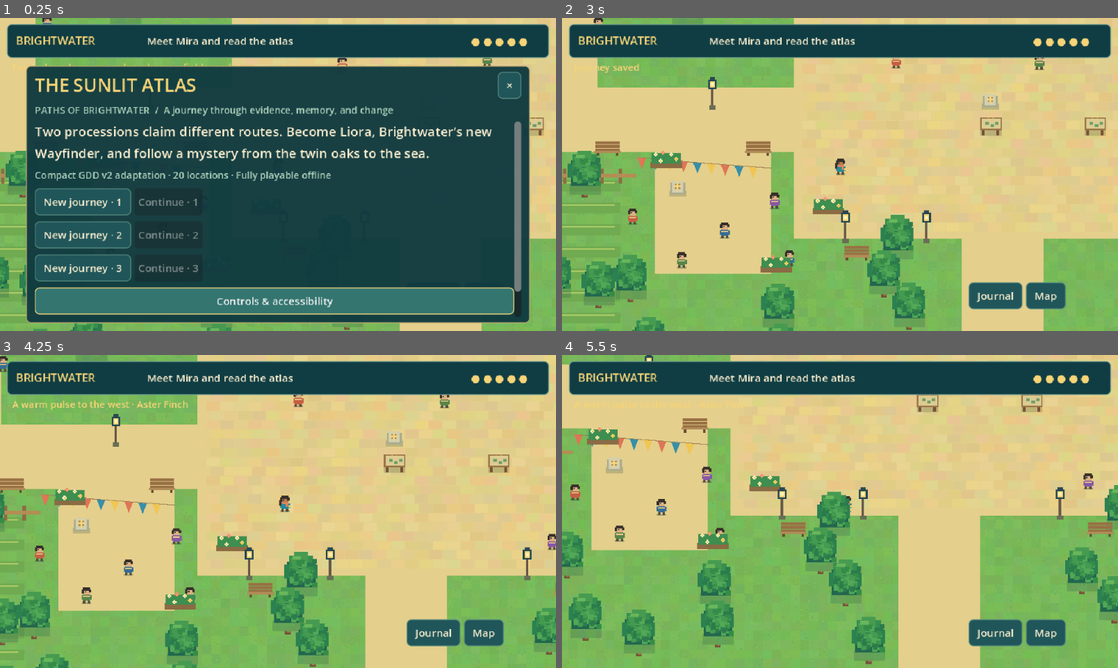
Above: before the commit, frames 1-4 (two rows, left to right).
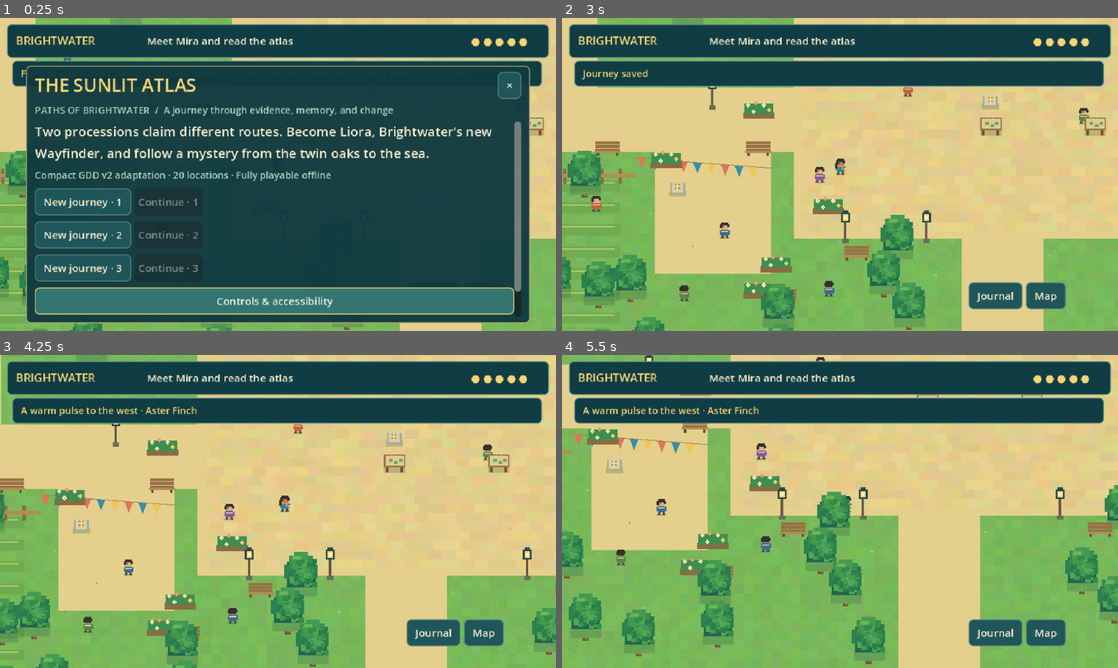
Above: after the commit, the same moments.

Repository: germainej-sudo/SunLitAtlas
Game: Godot game, scene res://scenes/main.tscn
Two runs of this game, one before a commit and one after it. Both use one fixed random seed, a clock stepped at 60 frames per second and the inputs below.
Inputs:
- Up to frame 1 (0.25 s): no input
- Up to frame 2 (3 s): click "New journey · 1" at 0.5 s; click "Journal" at 1.25 s; click "Map" at 2 s; click "×" at 2.75 s
- Up to frame 3 (4.25 s): tap Enter at 3.5 s; hold D (right) from 3.53 s (still down); hold C (compass) from 3.53 s (still down)
- Up to frame 4 (5.5 s): release D (right) at 4.28 s; release C (compass) at 4.28 s; hold S (down) 4.28-5.03 s; tap Q (dodge) at 4.35 s; hold D (right) from 5.03 s (still down); hold E (interact) from 5.03 s (still down)

The runs differ from the first frame. In frame 1, 2.1% of the frame differs, in the area x 2-99%, y 0-100%; in frame 2, 9.3%; in frame 3, 9.3%, in the area x 0-100%, y 0-100%; in frame 4, 8.9%.
Error before the commit: Parse Error: Cannot infer the type of "distance" variable because the value doesn't have a set type. (res://scripts/town_polish.gd:116)

Commit message:
Fix parse errors that disabled the TownPolish autoload
town_polish.gd failed to parse on Godot 4.7, so the autoload never
instantiated and the visual polish pass from 75e5717 was inert at runtime.
Fix Variant inference errors, guard freed crowd nodes before typed access,
and rebuild polish additions when main.gd recreates the world in place.

Also add a regression assertion for the TownPolish autoload and give toast
notices the same teal backing used by interaction prompts.

Diff:
--- a/scripts/main.gd
+++ b/scripts/main.gd
@@ -102,7 +102,8 @@
 	vitality_label=label("● ● ● ● ●",12,GOLD);vitality_label.custom_minimum_size.x=80;row.add_child(vitality_label)
 	prompt=label("",12);prompt.position=Vector2(125,327);prompt.size=Vector2(390,26);prompt.horizontal_alignment=HORIZONTAL_ALIGNMENT_CENTER
 	prompt.add_theme_stylebox_override("normal",style(TEAL));ui.add_child(prompt)
-	notice=label("",11,GOLD);notice.position=Vector2(14,49);notice.size=Vector2(610,28);ui.add_child(notice)
+	notice=label("",11,GOLD);notice.position=Vector2(14,49);notice.size=Vector2(610,28)
+	notice.add_theme_stylebox_override("normal",style(TEAL));ui.add_child(notice)
 	var shortcuts:=HBoxContainer.new();shortcuts.position=Vector2(468,304);ui.add_child(shortcuts)
 	button("Journal",show_journal,shortcuts);button("Map",show_map,shortcuts)
 
--- a/scripts/town_detail_layer.gd
+++ b/scripts/town_detail_layer.gd
@@ -38,7 +38,7 @@
 			draw_rect(Rect2(p, Vector2(1, 3)), shade)
 			draw_rect(Rect2(p + Vector2(1, 1), Vector2(1, 2)), shade.darkened(0.08))
 			if i % 7 == 0:
-				var bloom := [FLOWER_WHITE, FLOWER_GOLD, FLOWER_CORAL][i % 3]
+				var bloom: Color = [FLOWER_WHITE, FLOWER_GOLD, FLOWER_CORAL][i % 3]
 				draw_rect(Rect2(p + Vector2(-1, -1), Vector2(1, 1)), bloom)
 				draw_rect(Rect2(p + Vector2(1, -1), Vector2(1, 1)), bloom)
 				draw_rect(Rect2(p + Vector2(0, -2), Vector2(1, 1)), bloom)
--- a/scripts/town_polish.gd
+++ b/scripts/town_polish.gd
@@ -59,7 +59,7 @@
 		return
 	var room := str(State.room_id)
 	var scene_id := scene.get_instance_id()
-	if room != active_room or scene_id != active_scene_id:
+	if room != active_room or scene_id != active_scene_id or _additions_stale():
 		_clear_room_additions()
 		active_room = room
 		active_scene_id = scene_id
@@ -79,6 +79,17 @@
 		_add_extra_decor(scene)
 		_bind_town_crowd(scene)
 	_build_role_label(scene)
+
+func _additions_stale() -> bool:
+	# main.gd rebuilds `world` in place, so a re-entry into the same room frees
+	# every node we spawned or bound without changing room id or scene id.
+	for node in spawned:
+		if not is_instance_valid(node):
+			return true
+	for item in bound_crowd:
+		if not is_instance_valid(item.sprite):
+			return true
+	return false
 
 func _clear_room_additions() -> void:
 	for node in spawned:
@@ -122,22 +133,23 @@
 			best.position = profile.home
 			bound_crowd.append({"sprite": best, "profile": profile})
 
-func _colored_sprites(root: Node) -> Array:
-	var found: Array = []
+func _colored_sprites(root: Node) -> Array[Sprite2D]:
+	var found: Array[Sprite2D] = []
 	for child in root.get_children():
-		if child is Sprite2D and child.texture != null:
-			var path := child.texture.resource_path
+		var sprite := child as Sprite2D
+		if sprite != null and sprite.texture != null:
+			var path := sprite.texture.resource_path
 			if path.ends_with("/red.png") or path.ends_with("/green.png") or path.ends_with("/purple.png") or path.ends_with("/blue.png"):
-				found.append(child)
+				found.append(sprite)
 		found.append_array(_colored_sprites(child))
 	return found
 
 func _update_town_crowd() -> void:
 	var motion_on := bool(State.settings.get("motion", true))
 	for item in bound_crowd:
+		if not is_instance_valid(item.sprite):
+			continue
 		var sprite: Sprite2D = item.sprite
-		if not is_instance_valid(sprite):
-			continue
 		var profile: Dictionary = item.profile
 		var home: Vector2 = profile.home
 		if not motion_on:
--- a/tests/test_runner.gd
+++ b/tests/test_runner.gd
@@ -18,6 +18,7 @@
 	return false
 
 func run() -> void:
+	check(get_node_or_null("/root/TownPolish") != null, "TownPolish autoload loaded")
 	get_tree().create_timer(45).timeout.connect(func() -> void: printerr("FAIL: test timeout");get_tree().quit(1))
 	State.save_enabled=false;State.new_journey(3);State.settings.gentle=true
 	game=load("res://scenes/main.tscn").instantiate();add_child(game)
